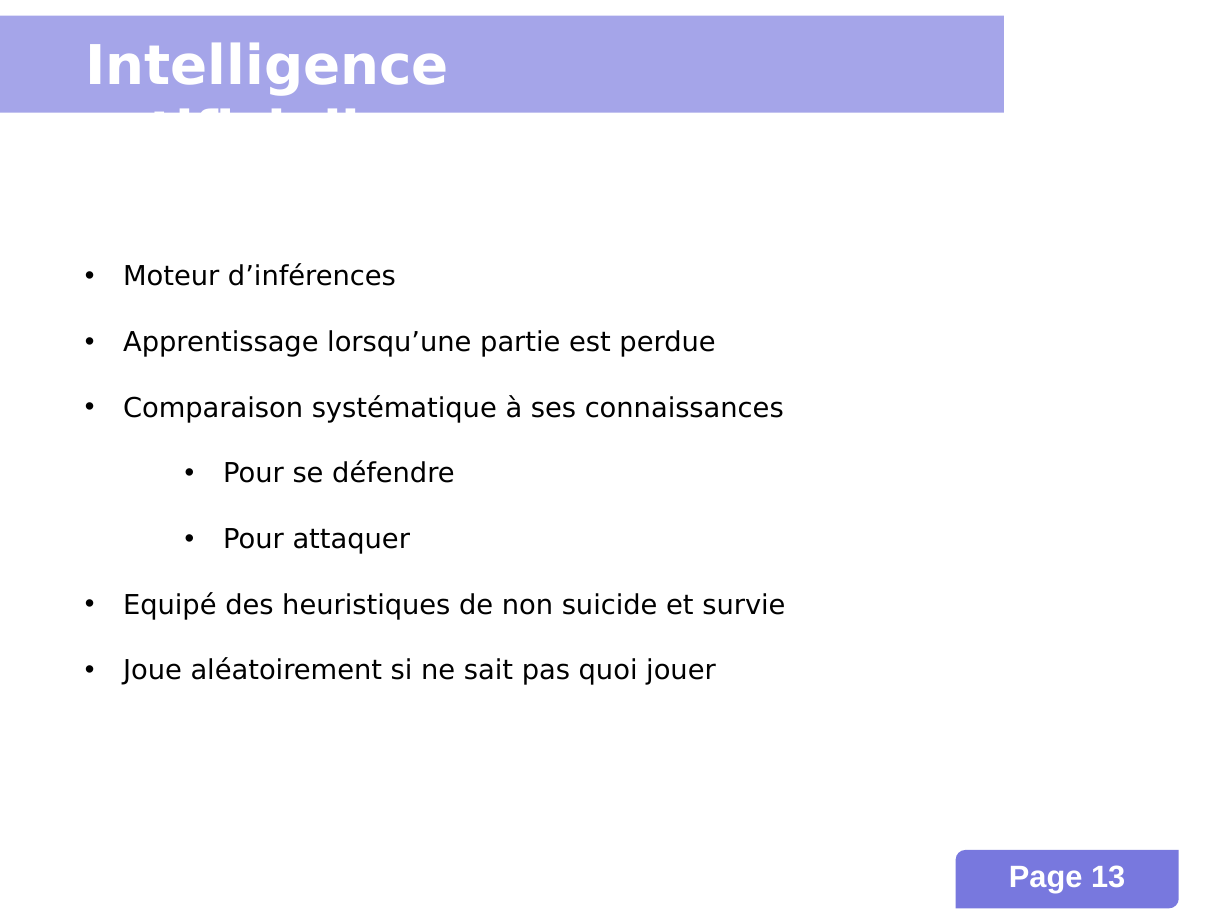
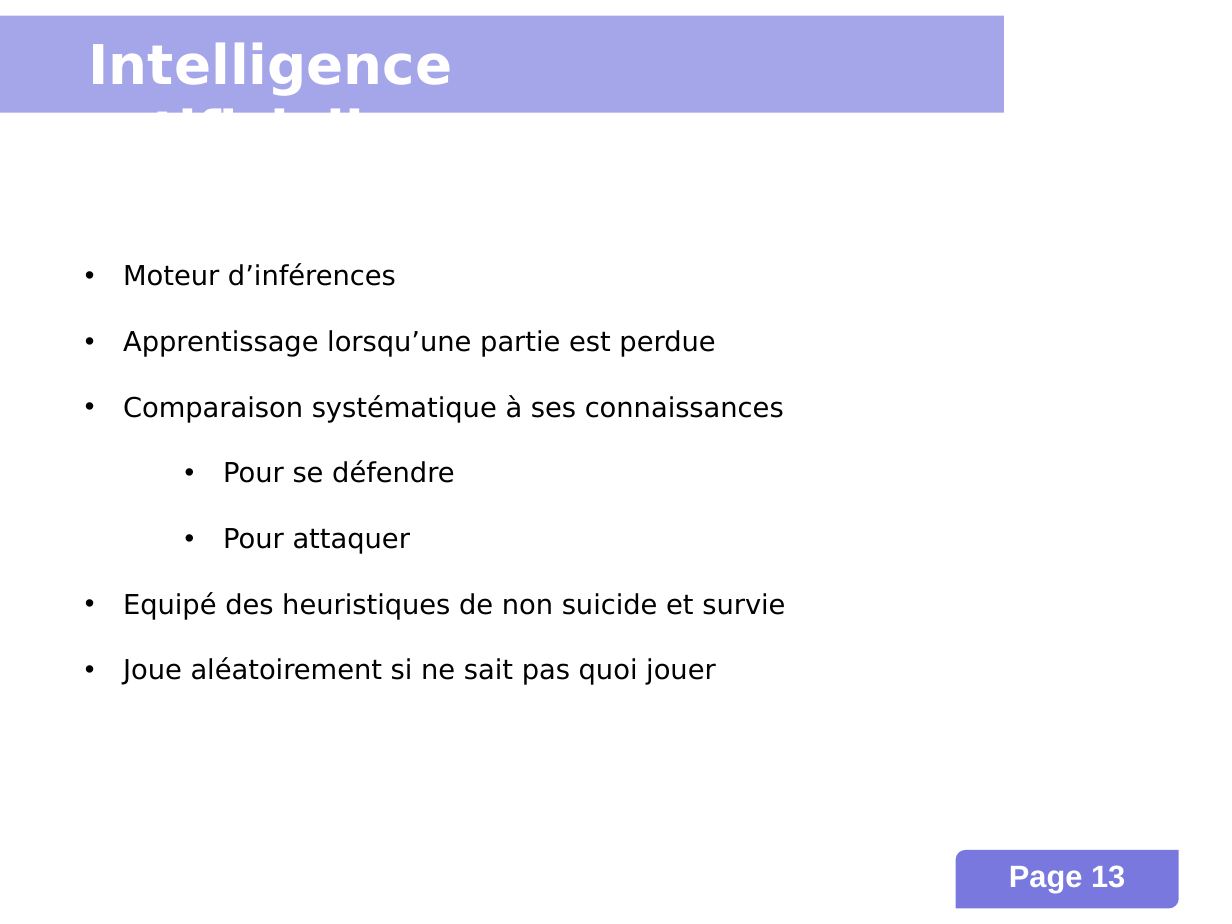
Before and after one commit to INSA-4IF-H4404-2013-2014/Connect-Four, a slide deck: slide 13 of presentation.ppt. Drawn at 1232x924 pixels with LibreOffice and Linux fonts; fonts in the diff are those of the drawing; background and template pictures are left out. Boxes give left, top, right and bottom in pixels: in the first picture for what was removed or moved away, otherwise in the second. Text is boxed around its words. In the diff, an @@ line names an element or a change of style, - is before the commit and + after.

```diff
--- a/presentation.ppt
+++ b/presentation.ppt
@@ text "Intelligence artificielle": place and size @@
-text "Intelligence artificielle" at [85,42,449,113]
+text "Intelligence artificielle" at [89,42,453,113]
```
